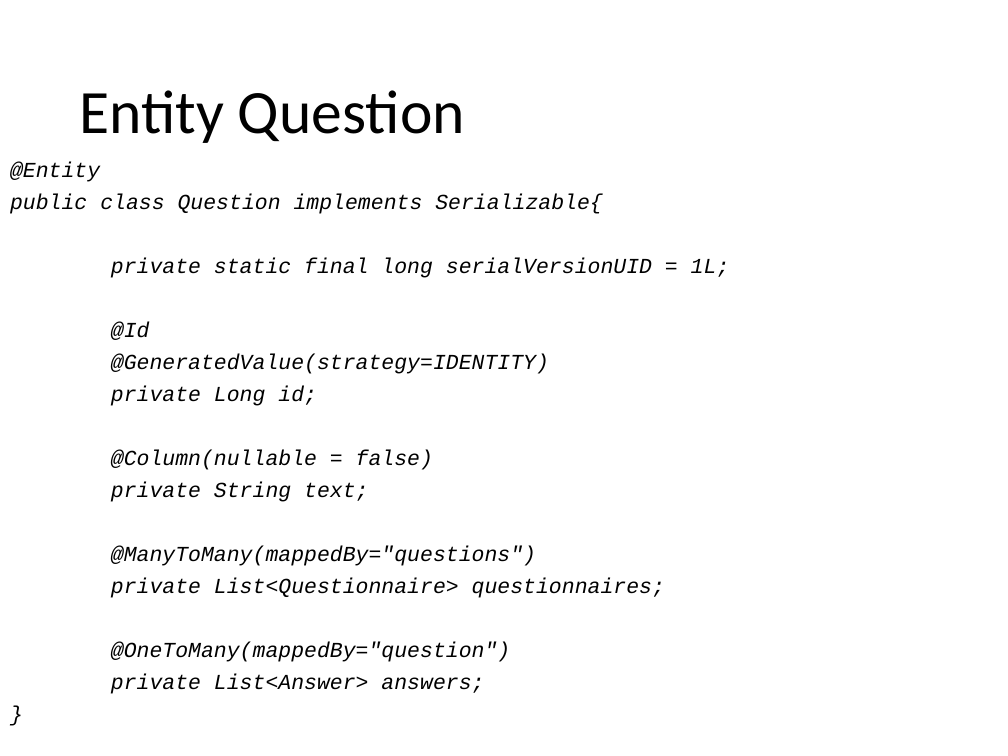
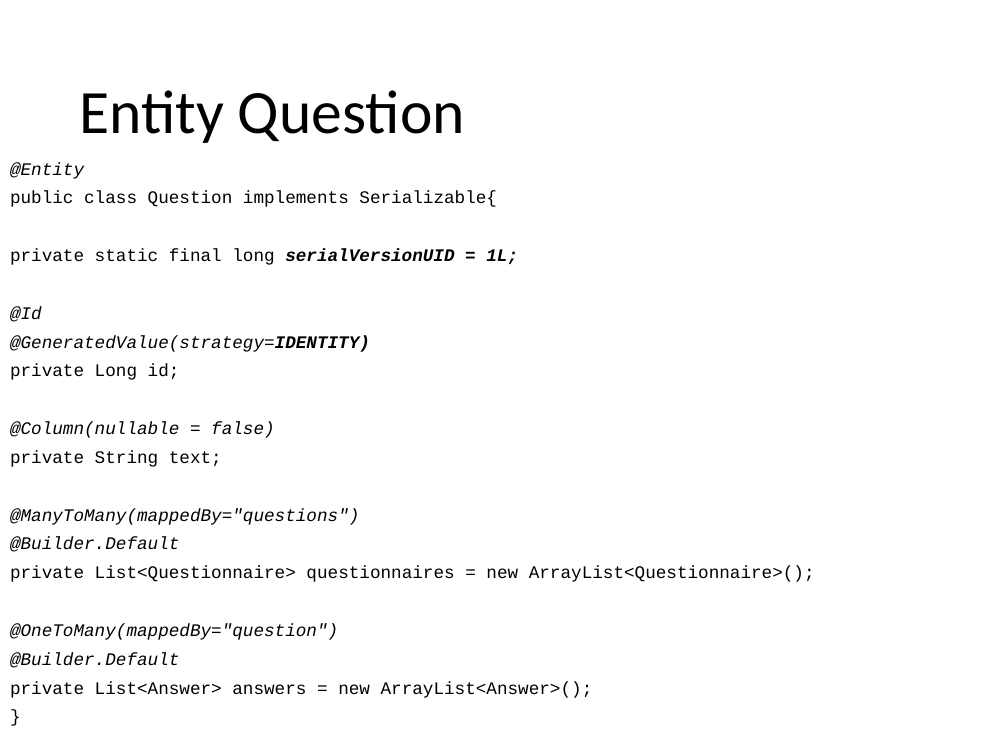
Before and after one commit to Paso198/Gamified-Marketing-Application, a slide deck: slide 20 of Design.pptx (slide 23 before the commit). Drawn at 1008x756 pixels with LibreOffice and Linux fonts; fonts in the diff are those of the drawing. Boxes give left, top, right and bottom in pixels: in the first picture for what was removed or moved away, otherwise in the second. Text is boxed around its words. In the diff, an @@ line names an element or a change of style, - is before the commit and + after.

```diff
--- a/Design.pptx
+++ b/Design.pptx
@@ text at box(10, 162, 518, 640): size 15.3 to 12.6 pt in "@Entity", "public class Question implements Serializable{", "private static final long serialVersionUID = 1L;", "@Id" and 7 more places; italic off in "public class Question implements Serializable{", "private static final long", "private Long id;", "private String text;" and 1 more places; bold on in "serialVersionUID = 1L;", "@GeneratedValue(strategy=IDENTITY)" @@
@@ text at box(10, 537, 815, 582): text changed; size 15.3 to 12.6 pt; italic off @@
-private List<Questionnaire> questionnaires;
+@Builder.Default
+private List<Questionnaire> questionnaires = new ArrayList<Questionnaire>();
@@ text at box(10, 653, 593, 698): text changed; size 15.3 to 12.6 pt; italic off @@
-private List<Answer> answers;
+@Builder.Default
+private List<Answer> answers = new ArrayList<Answer>();
```
Also in this commit, not shown: 20 other slides changed, 18 slides added, 1 slide removed, 2 other files.
